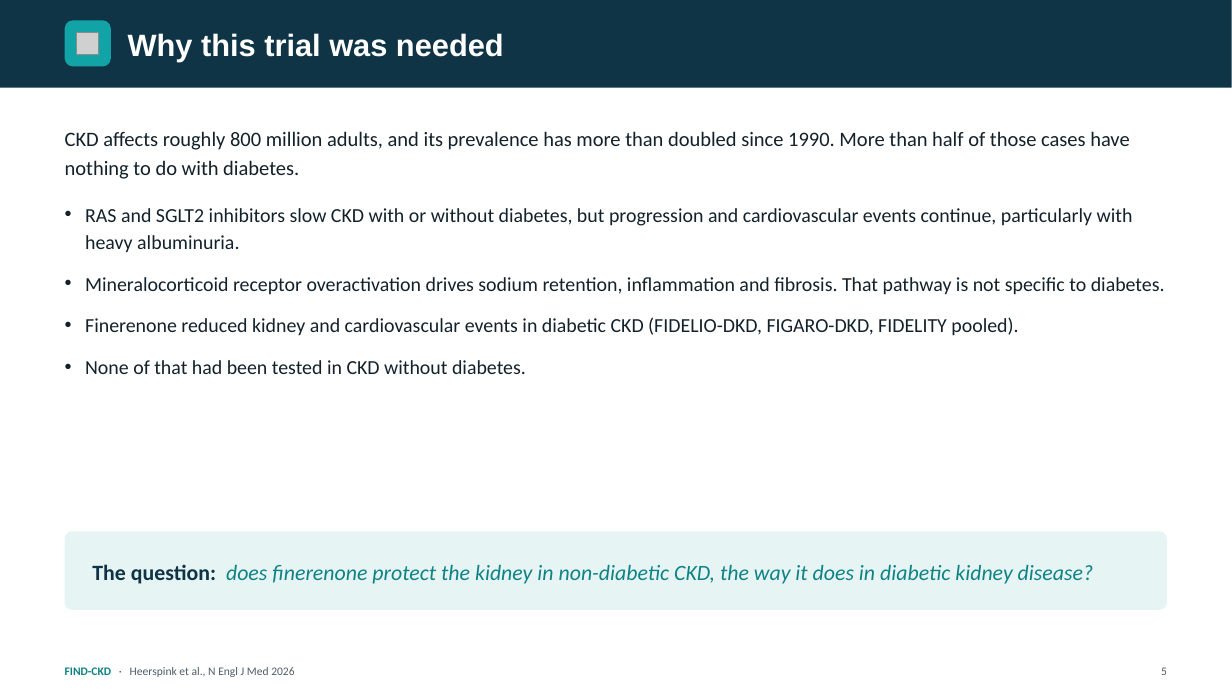
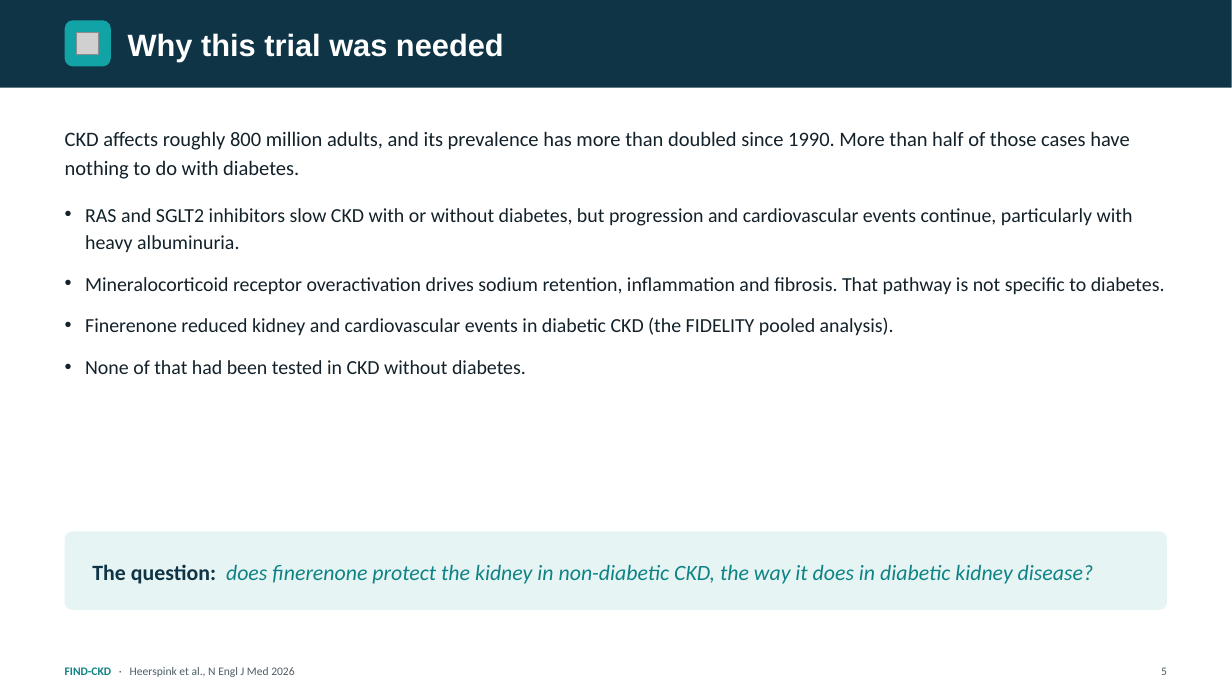
Before and after one commit to azbargarawan-sudo/clickwriting-landing, a slide deck: slide 5 of FIND-CKD.pptx. Drawn at 1232x693 pixels with LibreOffice and Linux fonts; fonts in the diff are those of the drawing; grey boxes stand for pictures. Boxes give left, top, right and bottom in pixels: in the first picture for what was removed or moved away, otherwise in the second. Text is boxed around its words. In the diff, an @@ line names an element or a change of style, - is before the commit and + after.

```diff
--- a/FIND-CKD.pptx
+++ b/FIND-CKD.pptx
@@ text at [85,317,894,336]: text changed @@
-• Finerenone reduced kidney and cardiovascular events in diabetic CKD (FIDELIO-DKD, FIGARO-DKD, FIDELITY pooled).
+• Finerenone reduced kidney and cardiovascular events in diabetic CKD (the FIDELITY pooled analysis).
```
Also in this commit, not shown: 3 other slides changed.
